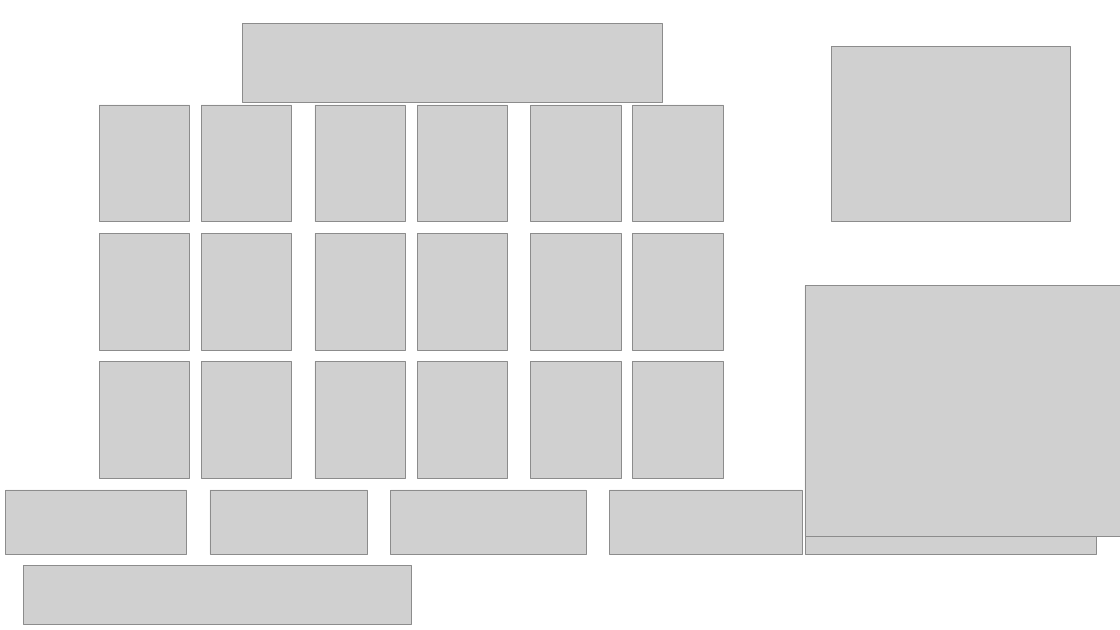
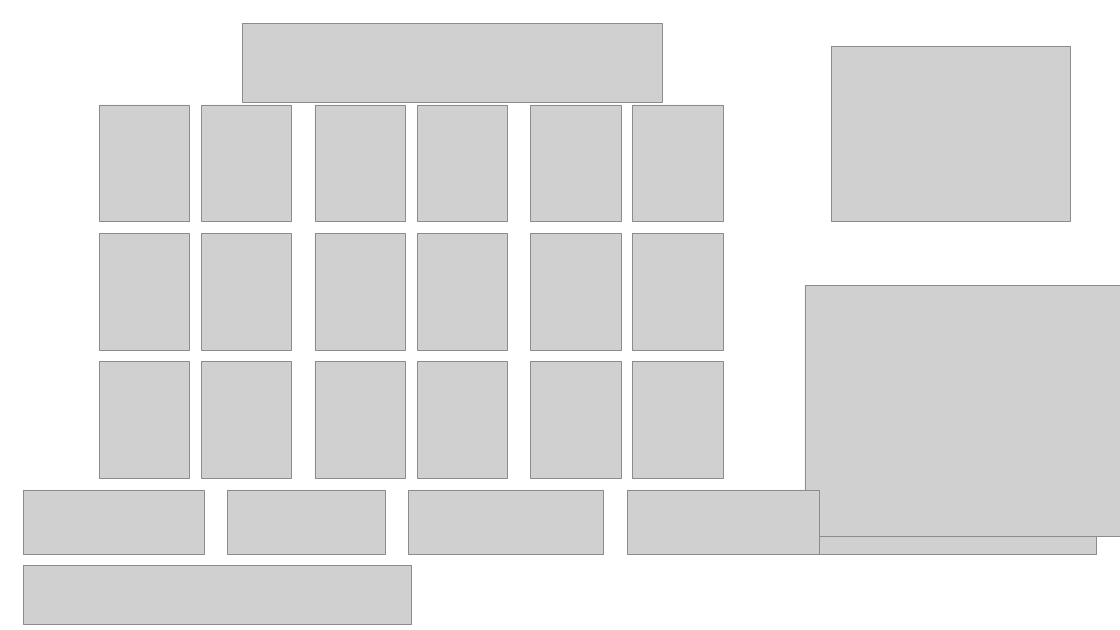
Before and after one commit to kvrancic/cs2881r-iphr-reproduction, a slide deck: slide 11 of deck/IPHR_Reproduction.pptx. Drawn at 1120x630 pixels with LibreOffice and Linux fonts; fonts in the diff are those of the drawing; grey boxes stand for pictures; background and template pictures are left out. Boxes give left, top, right and bottom in pixels: in the first picture for what was removed or moved away, otherwise in the second. Text is boxed around its words. In the diff, an @@ line names an element or a change of style, - is before the commit and + after.

```diff
--- a/deck/IPHR_Reproduction.pptx
+++ b/deck/IPHR_Reproduction.pptx
@@ picture: place and size @@
-picture at (391, 490, 586, 554)
+picture at (408, 490, 604, 554)
@@ 3 pictures: place and size @@
-3 pictures at (6, 490, 802, 554)
+3 pictures at (24, 490, 820, 554)
```
Also in this commit, not shown: 18 other slides changed, 4 slides added, 4 slides removed, 46 other files.
